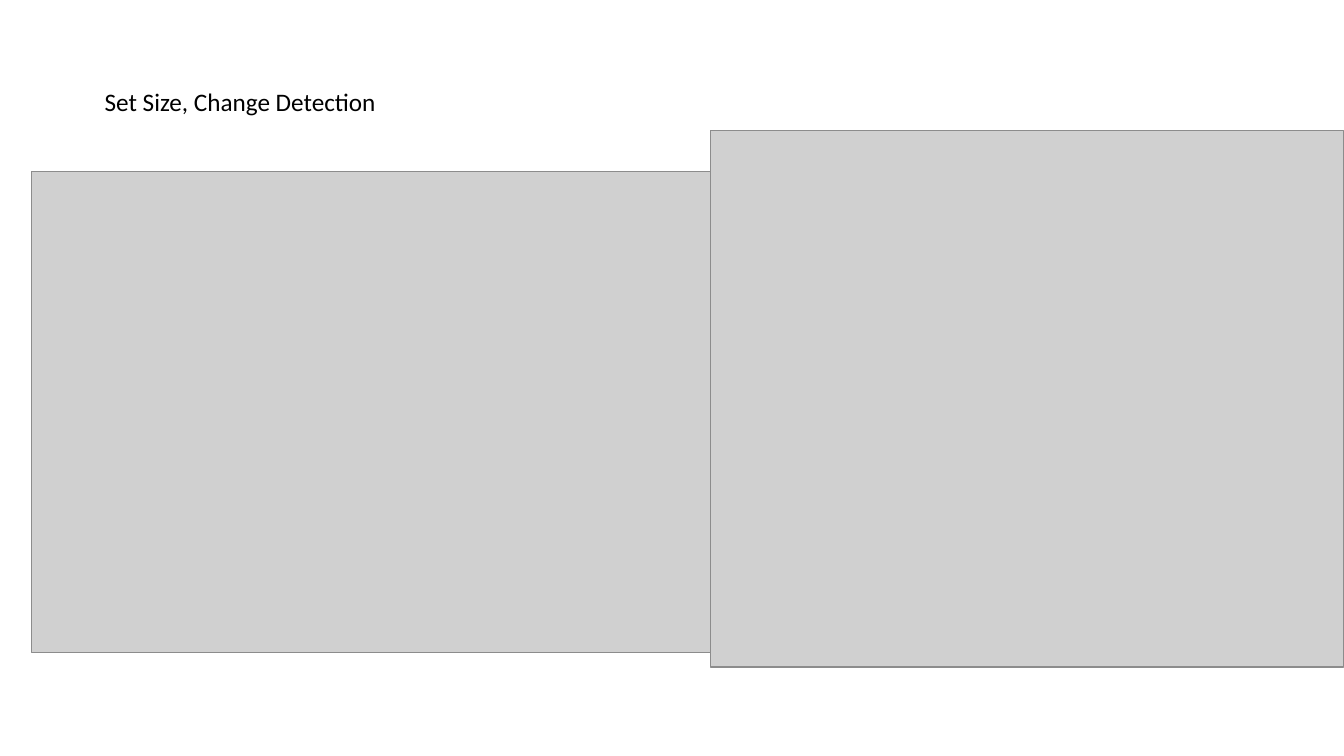
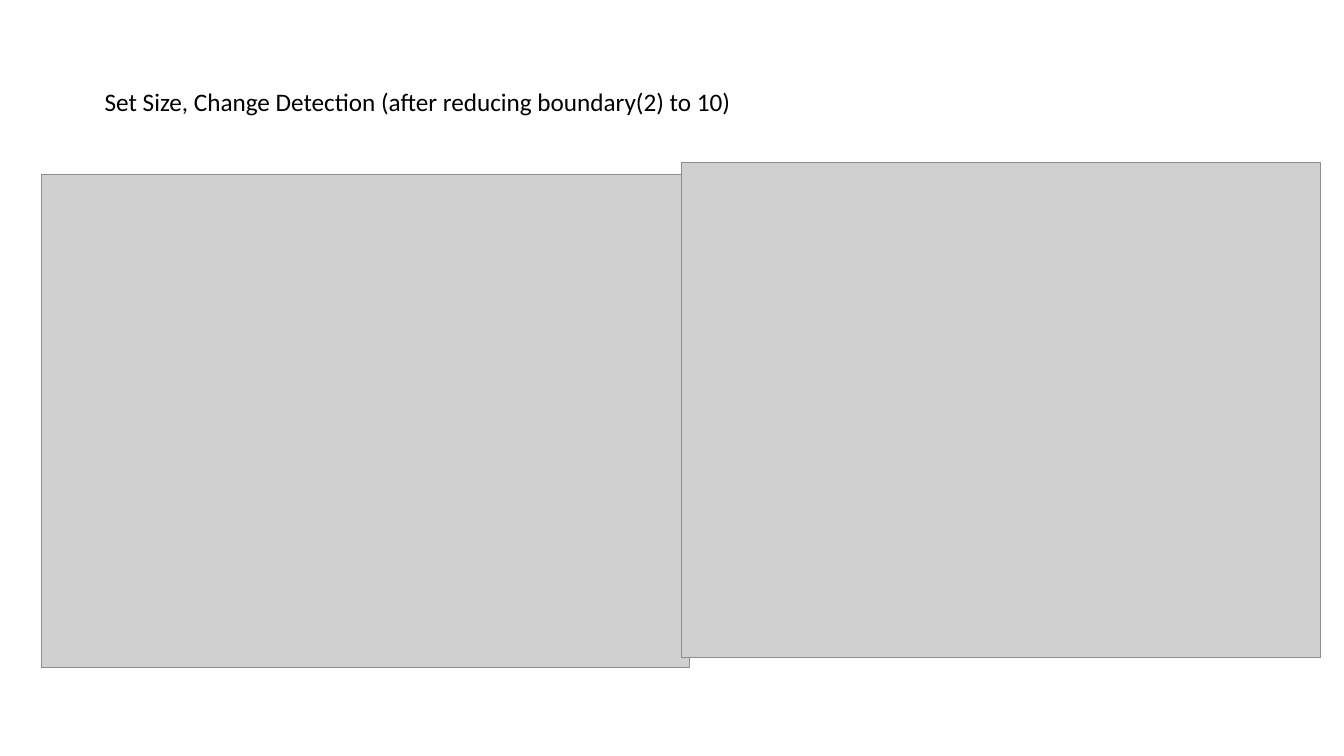
Before and after one commit to oberauer/IM.Simulation, a slide deck: slide 147 of IMSim.Mediated.Results.pptx. Drawn at 1344x756 pixels with LibreOffice and Linux fonts; fonts in the diff are those of the drawing; grey boxes stand for pictures. Boxes give left, top, right and bottom in pixels: in the first picture for what was removed or moved away, otherwise in the second. Text is boxed around its words. In the diff, an @@ line names an element or a change of style, - is before the commit and + after.

Commit message:
Added SetsizeCD as Exp. 50
SetsizeCD comes from Archive, March 2026, where it showed nearly flat set-size effects on accuracy of negative trials.

```diff
--- a/IMSim.Mediated.Results.pptx
+++ b/IMSim.Mediated.Results.pptx
@@ text at box(105, 92, 730, 116): text changed @@
-Set Size, Change Detection
+Set Size, Change Detection (after reducing boundary(2) to 10)
@@ picture: place and size @@
-picture at box(31, 171, 711, 652)
+picture at box(41, 174, 691, 667)
@@ picture: place and size @@
-picture at box(711, 130, 1344, 666)
+picture at box(682, 162, 1320, 657)
```
Also in this commit, not shown: 4 slides added, 1 slide removed, 3 other files.
